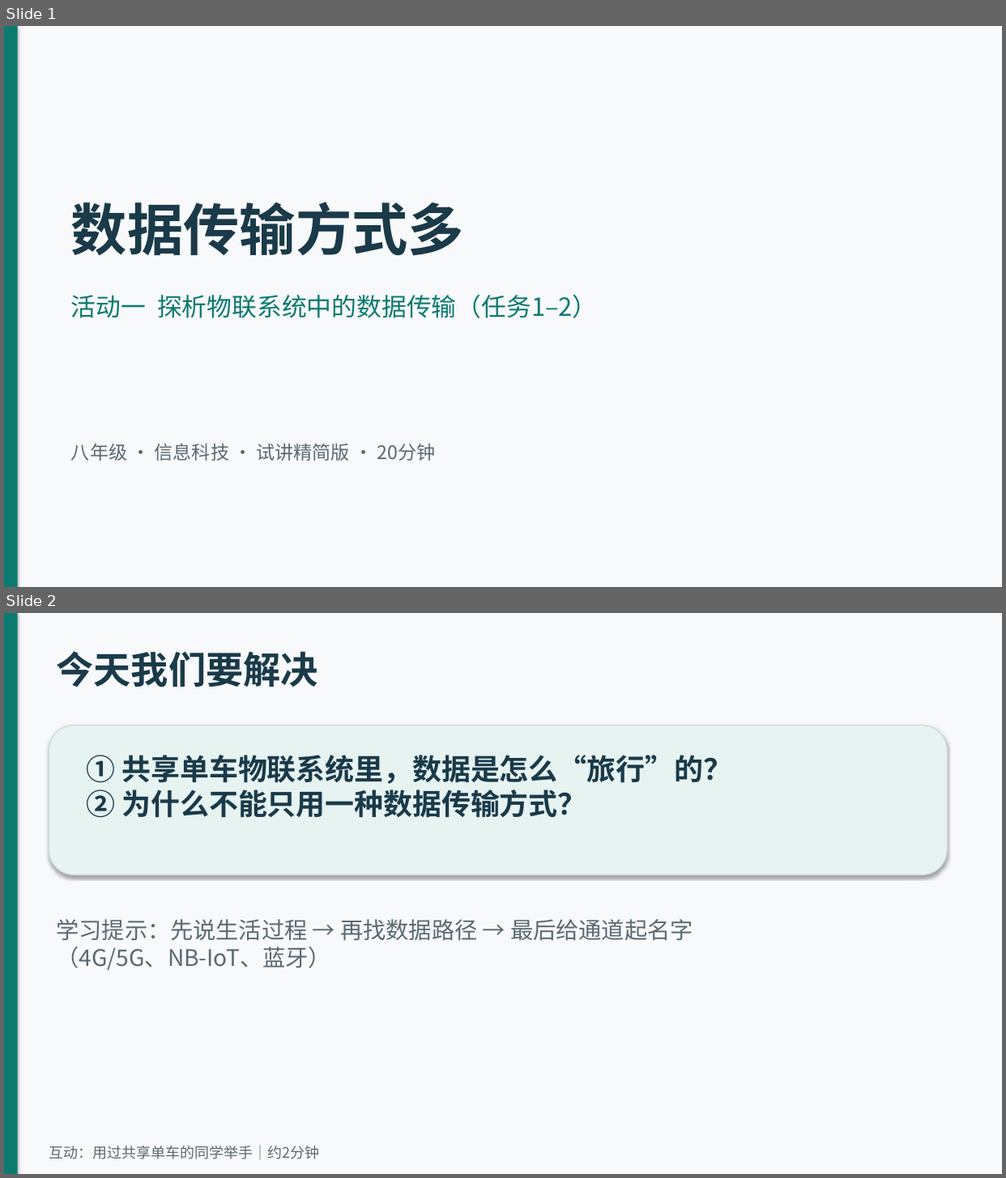
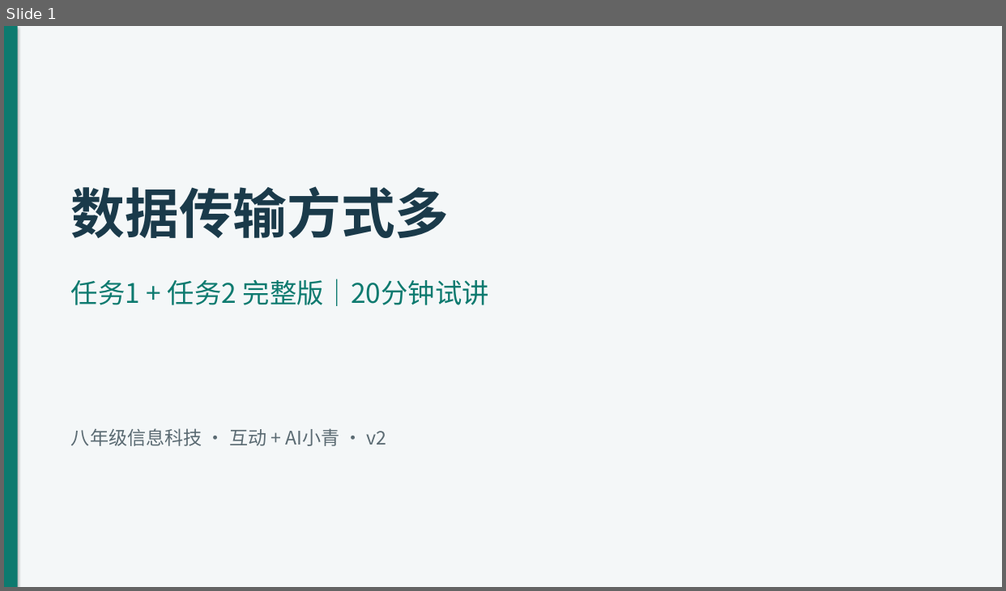
Before and after one commit to Estherqian24/EstherBlog, a slide deck: 第6课-试讲精简版-任务一二-20分钟.pptx. Shown one above the other, each under a label of ours: slides 1 and 2 before the commit, slide 1 after it. The pictures are 1006x1178 and 1006x591 pixels, drawn with LibreOffice and Linux fonts; fonts in the diff are those of the drawing. Boxes give left, top, right and bottom in pixels: in the first picture for what was removed or moved away, otherwise in the second. Text is boxed around its words. In the diff, an @@ line names an element or a change of style, - is before the commit and + after.

```diff
--- a/第6课-试讲精简版-任务一二-20分钟.pptx
+++ b/第6课-试讲精简版-任务一二-20分钟.pptx
@@ slide 2 removed at (4, 613, 1002, 1174), background #FFFFFF @@
@@ rectangle removed at (4, 613, 1002, 1174) @@
@@ rectangle removed at (4, 613, 18, 1174) @@
@@ text removed at (56, 651, 317, 688) @@
-今天我们要解决
@@ rounded rectangle removed at (49, 726, 948, 875) @@
@@ text removed at (86, 755, 732, 818) @@
-① 共享单车物联系统里，数据是怎么“旅行”的？
-② 为什么不能只用一种数据传输方式？
@@ text removed at (56, 919, 693, 970) @@
-学习提示：先说生活过程 → 再找数据路径 → 最后给通道起名字
-（4G/5G、NB-IoT、蓝牙）
@@ text removed at (49, 1145, 319, 1160) @@
-互动：用过共享单车的同学举手｜约2分钟
@@ slide 1 changed as well @@
@@ rectangle at (4, 26, 1002, 587): fill #F7F9FB to #F4F7F8 @@
@@ text "数据传输方式多": place and size @@
-text "数据传输方式多" at (71, 202, 464, 256)
+text "数据传输方式多" at (71, 186, 450, 238)
@@ text "数据传输方式多" at (71, 186, 450, 238): size 54 to 52 pt @@
@@ text at (71, 279, 489, 306): text changed; size 24 to 26 pt @@
-活动一 探析物联系统中的数据传输（任务1–2）
+任务1 + 任务2 完整版｜20分钟试讲
@@ text at (71, 429, 387, 446): text changed @@
-八年级 · 信息科技 · 试讲精简版 · 20分钟
+八年级信息科技 · 互动 + AI小青 · v2
```
Also in this commit, not shown: 1 other slide changed, 9 slides added, 7 other slides removed, 2 other files.
